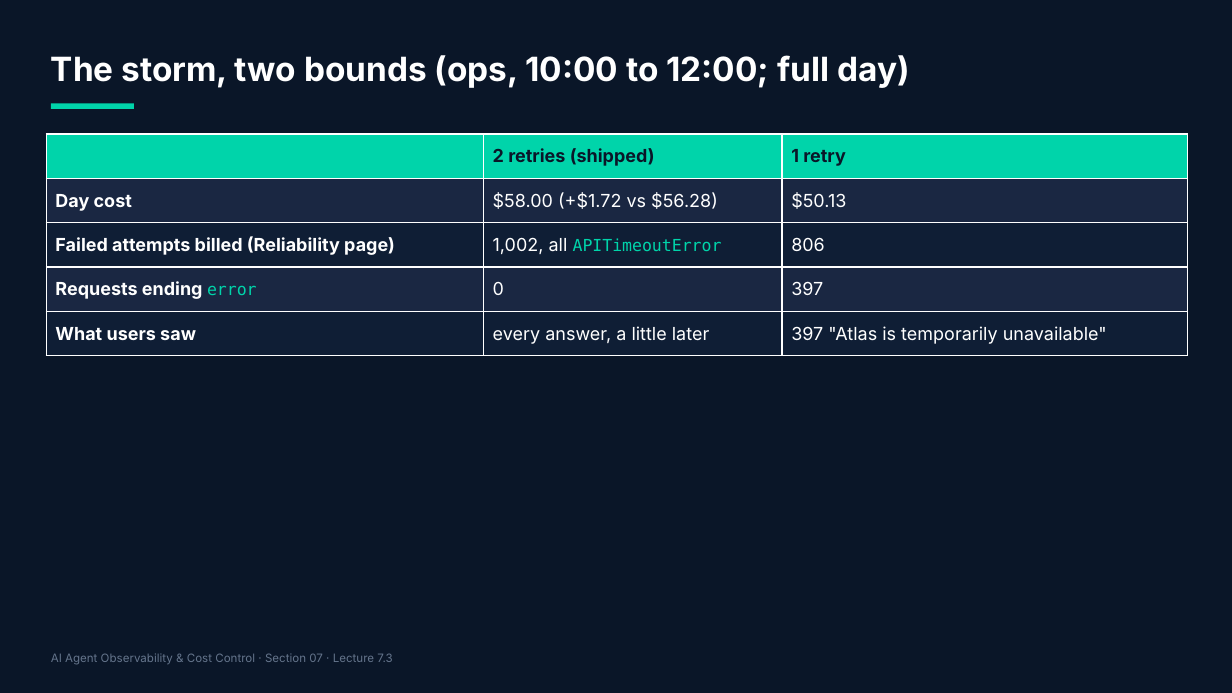
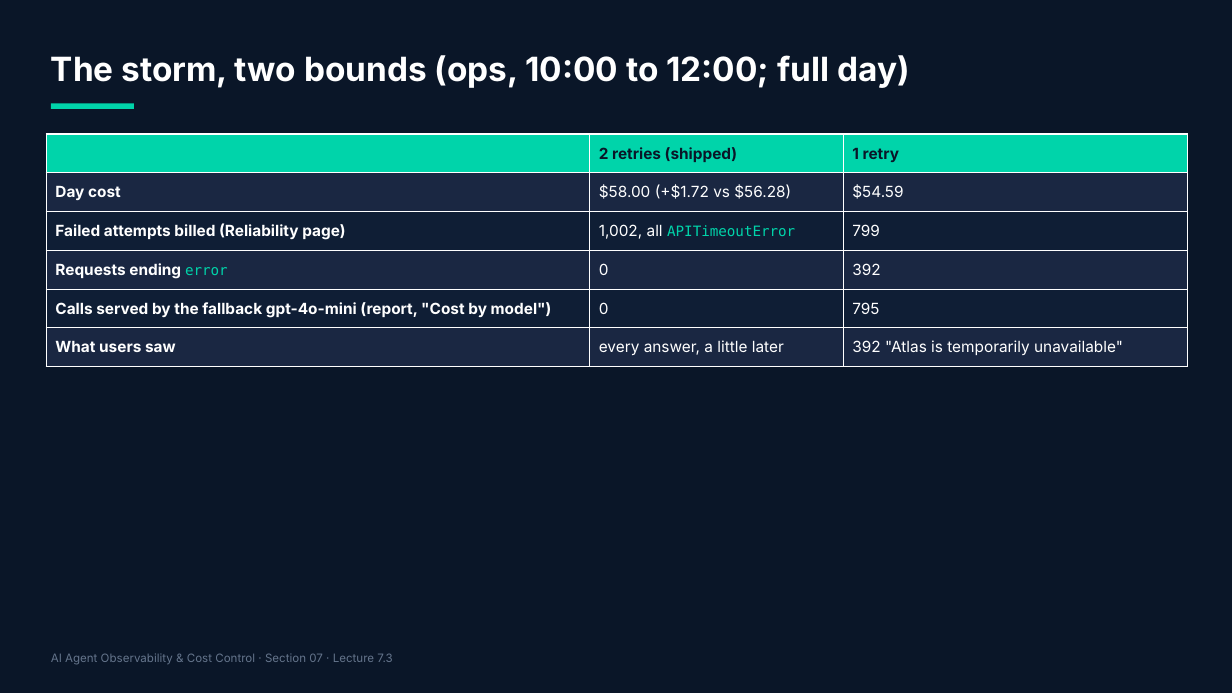
Before and after one commit to adithyagithub27/Course, a slide deck: slide 18 of agent-observability-course/10-graphics/slides/section-07.pptx. Drawn at 1232x693 pixels with LibreOffice and Linux fonts; fonts in the diff are those of the drawing. Boxes give left, top, right and bottom in pixels: in the first picture for what was removed or moved away, otherwise in the second. Text is boxed around its words. In the diff, an @@ line names an element or a change of style, - is before the commit and + after.

```diff
--- a/agent-observability-course/10-graphics/slides/section-07.pptx
+++ b/agent-observability-course/10-graphics/slides/section-07.pptx
@@ table at (x1=46, y1=134, x2=1187, y2=367) @@
-row 2: Day cost | $58.00 (+$1.72 vs $56.28) | $50.13
-row 3: Failed attempts billed (Reliability page) | 1,002, all APITimeoutError | 806
-row 4: Requests ending error | 0 | 397
-row 5: What users saw | every answer, a little later | 397 "Atlas is temporarily unavailable"
+row 2: Day cost | $58.00 (+$1.72 vs $56.28) | $54.59
+row 3: Failed attempts billed (Reliability page) | 1,002, all APITimeoutError | 799
+row 4: Requests ending error | 0 | 392
+row 5: Calls served by the fallback gpt-4o-mini (report, "Cost by model") | 0 | 795
+row 6: What users saw | every answer, a little later | 392 "Atlas is temporarily unavailable"
```
Also in this commit, not shown: 3 other slides changed, 22 other files.
